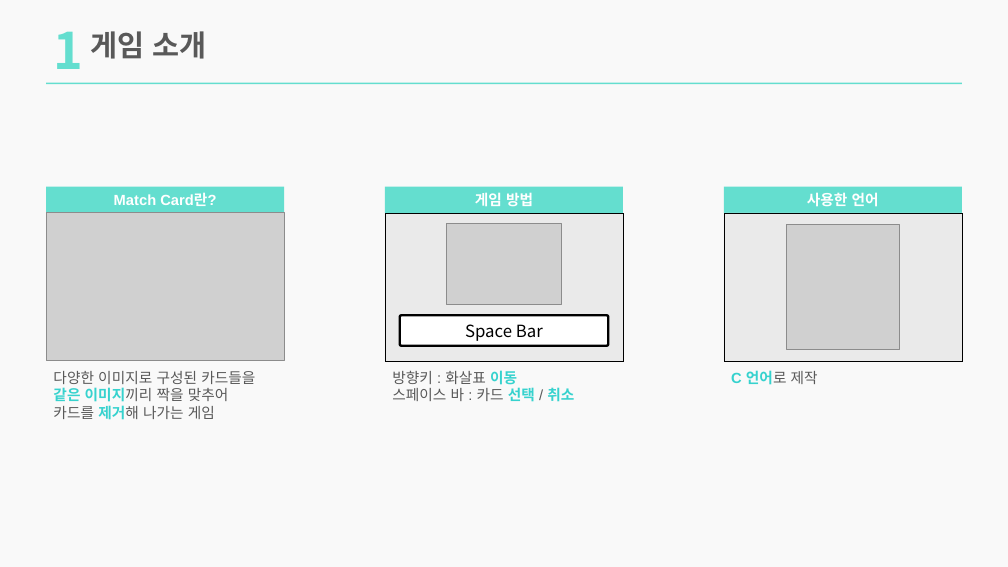
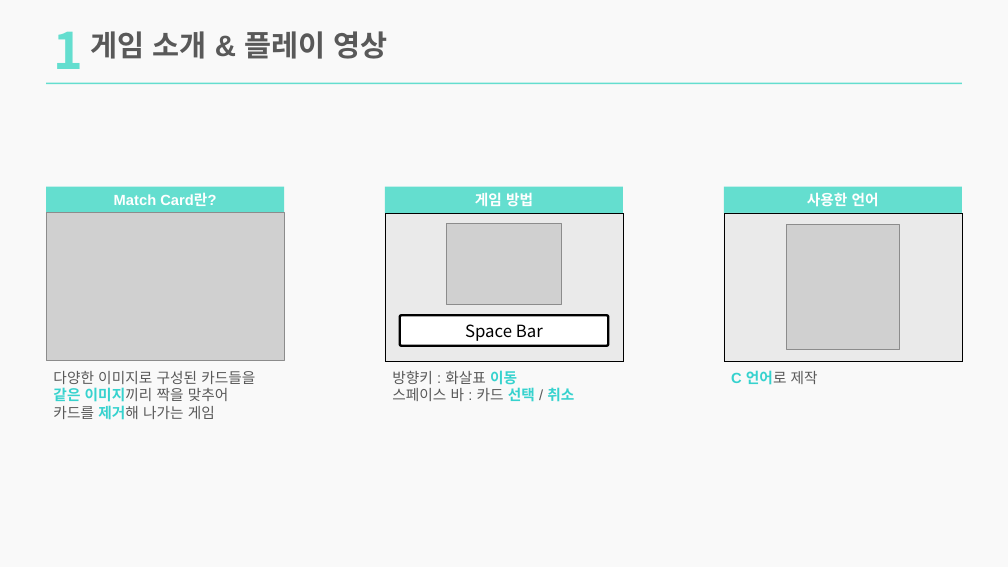
Before and after one commit to lim7635/MatchCard, a slide deck: slide 4 of MatchCard.pptx (slide 3 before the commit). Drawn at 1008x567 pixels with LibreOffice and Linux fonts; fonts in the diff are those of the drawing; grey boxes stand for pictures. Boxes give left, top, right and bottom in pixels: in the first picture for what was removed or moved away, otherwise in the second. Text is boxed around its words. In the diff, an @@ line names an element or a change of style, - is before the commit and + after.

```diff
--- a/MatchCard.pptx
+++ b/MatchCard.pptx
@@ text at [90,31,387,59]: text changed @@
-게임 소개
+게임 소개 & 플레이 영상
```
Also in this commit, not shown: 7 other slides changed, 11 slides added, 6 slides removed, 8 other files.
